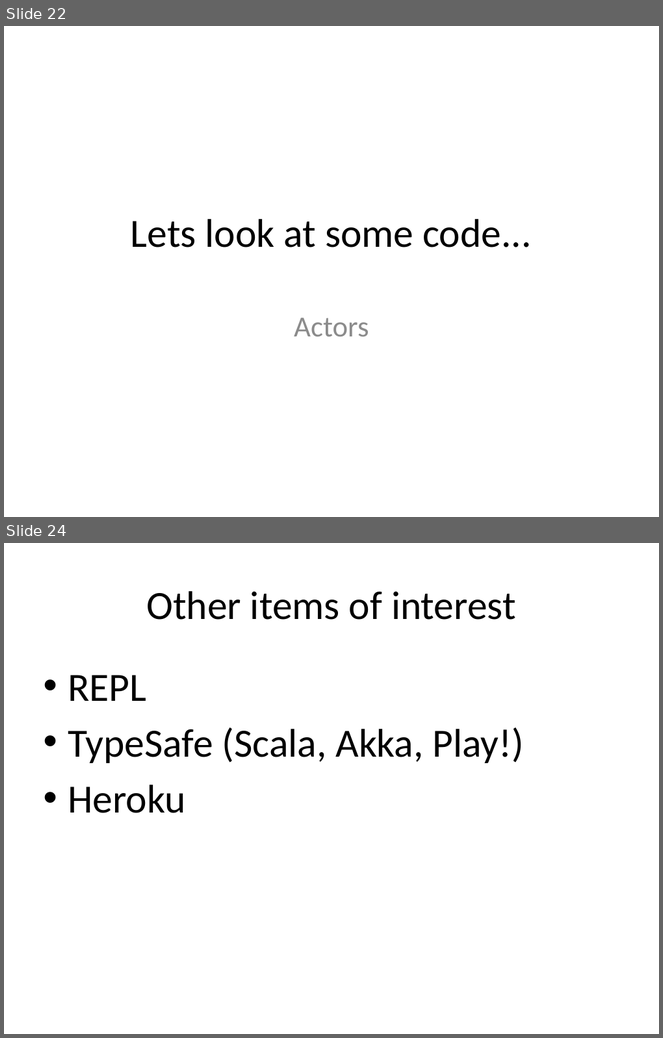
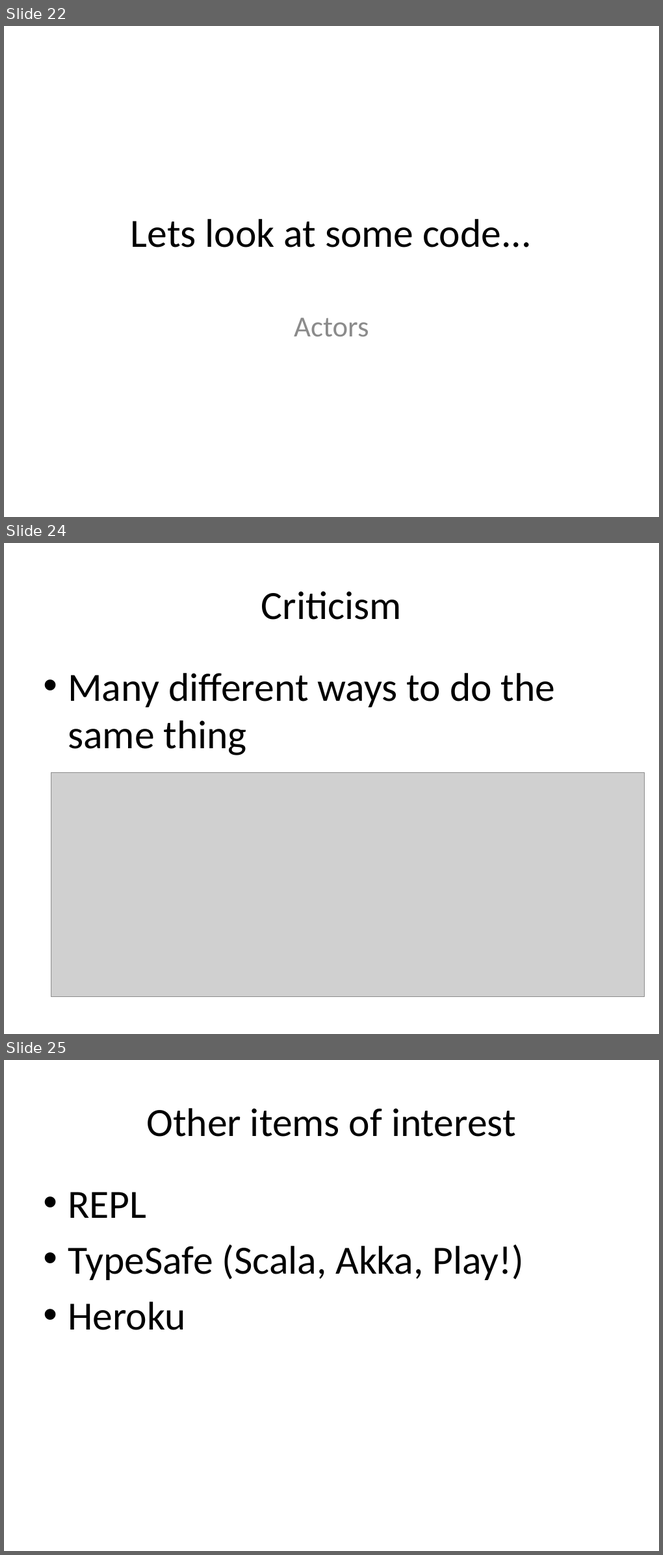
Before and after one commit to todkar/Away_Day, a slide deck: Scala_Away_Day.pptx. Shown one above the other, each under a label of ours: slides 22 and 24 before the commit, slides 22, 24 and 25 after it; the slides between them are not shown. The pictures are 663x1038 and 663x1555 pixels, drawn with LibreOffice and Linux fonts; fonts in the diff are those of the drawing; grey boxes stand for pictures. Boxes give left, top, right and bottom in pixels: in the first picture for what was removed or moved away, otherwise in the second. Text is boxed around its words. In the diff, an @@ line names an element or a change of style, - is before the commit and + after.

```diff
--- a/Scala_Away_Day.pptx
+++ b/Scala_Away_Day.pptx
@@ slide 24 added at (x1=4, y1=543, x2=659, y2=1034), background #FFFFFF @@
@@ title added at (x1=261, y1=591, x2=402, y2=620), 44 pt, text #000000 @@
+Criticism
@@ text added at (x1=68, y1=673, x2=556, y2=756), 44 pt, text #000000 @@
+• Many different ways to do the same thing
@@ picture added at (x1=51, y1=773, x2=645, y2=997) @@
@@ what was slide 24 is now slide 25 @@
```
Also in this commit, not shown: 4 slides changed, 13 other files.
